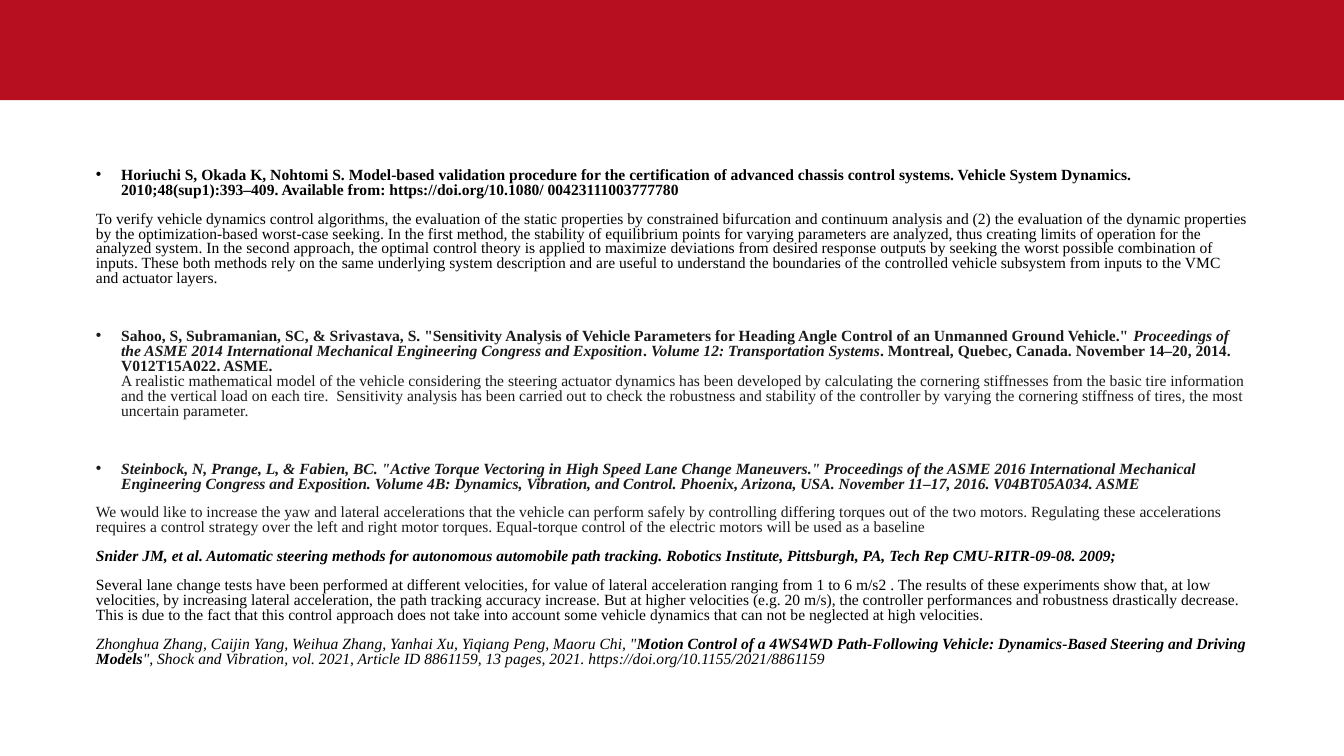
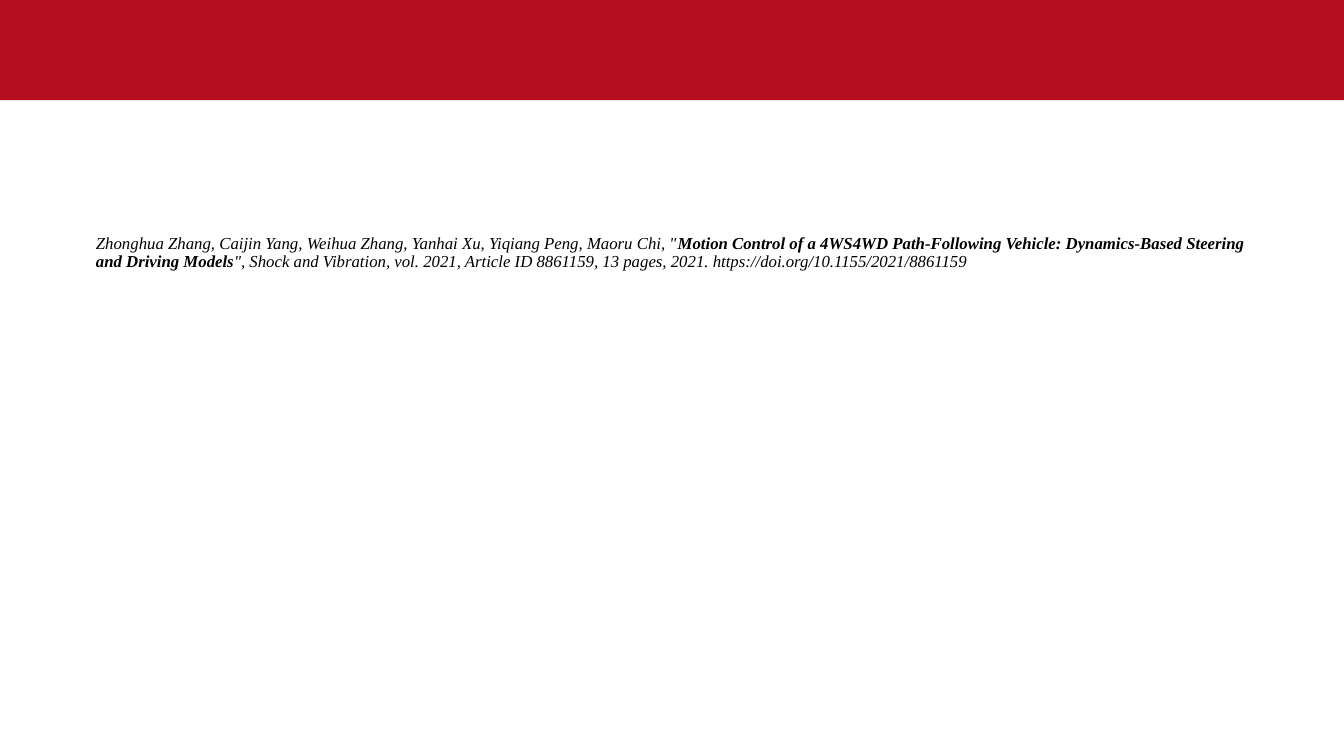
Before and after one commit to sandeepsulake96/Highway-motion-planning-using-artificial-potential-fields-with-environment-uncertainities, a slide deck: slide 14 of Thesis_outline.pptx (slide 13 before the commit). Drawn at 1344x756 pixels with LibreOffice and Linux fonts; fonts in the diff are those of the drawing; background and template pictures are left out. Boxes give left, top, right and bottom in pixels: in the first picture for what was removed or moved away, otherwise in the second. Text is boxed around its words. In the diff, an @@ line names an element or a change of style, - is before the commit and + after.

```diff
--- a/Thesis_outline.pptx
+++ b/Thesis_outline.pptx
@@ text "Zhonghua Zhang, Caijin Yang, Weihua ..." at (96,237,1244,271): size 11.1 to 12 pt; line spacing 0.8 to 0.9 @@
@@ text at (96,169,1246,624): paragraphs removed @@
-• Horiuchi S, Okada K, Nohtomi S. Model-based validation procedure for the certification of advanced chassis control systems. Vehicle System Dynamics. 2010;48(sup1):393–409. Available from: https://doi.org/10.1080/ 00423111003777780
-To verify vehicle dynamics control algorithms, the evaluation of the static properties by constrained bifurcation and continuum analysis and (2) the evaluation of the dynamic properties by the optimization-based worst-case seeking. In the first method, the stability of equilibrium points for varying parameters are analyzed, thus creating limits of operation for the analyzed system. In the second approach, the optimal control theory is applied to maximize deviations from desired response outputs by seeking the worst possible combination of inputs. These both methods rely on the same underlying system description and are useful to understand the boundaries of the controlled vehicle subsystem from inputs to the VMC and actuator layers.
-• Sahoo, S, Subramanian, SC, & Srivastava, S. "Sensitivity Analysis of Vehicle Parameters for Heading Angle Control of an Unmanned Ground Vehicle." Proceedings of the ASME 2014 International Mechanical Engineering Congress and Exposition. Volume 12: Transportation Systems. Montreal, Quebec, Canada. November 14–20, 2014. V012T15A022. ASME.
-  A realistic mathematical model of the vehicle considering the steering actuator dynamics has been developed by calculating the cornering stiffnesses from the basic tire information and the vertical load on each tire. Sensitivity analysis has been carried out to check the robustness and stability of the controller by varying the cornering stiffness of tires, the most uncertain parameter.
-• Steinbock, N, Prange, L, & Fabien, BC. "Active Torque Vectoring in High Speed Lane Change Maneuvers." Proceedings of the ASME 2016 International Mechanical Engineering Congress and Exposition. Volume 4B: Dynamics, Vibration, and Control. Phoenix, Arizona, USA. November 11–17, 2016. V04BT05A034. ASME
-We would like to increase the yaw and lateral accelerations that the vehicle can perform safely by controlling differing torques out of the two motors. Regulating these accelerations requires a control strategy over the left and right motor torques. Equal-torque control of the electric motors will be used as a baseline
-Snider JM, et al. Automatic steering methods for autonomous automobile path tracking. Robotics Institute, Pittsburgh, PA, Tech Rep CMU-RITR-09-08. 2009;
-Several lane change tests have been performed at different velocities, for value of lateral acceleration ranging from 1 to 6 m/s2 . The results of these experiments show that, at low velocities, by increasing lateral acceleration, the path tracking accuracy increase. But at higher velocities (e.g. 20 m/s), the controller performances and robustness drastically decrease. This is due to the fact that this control approach does not take into account some vehicle dynamics that can not be neglected at high velocities.
```
Also in this commit, not shown: 3 other slides changed, 7 slides added, 8 other files.
